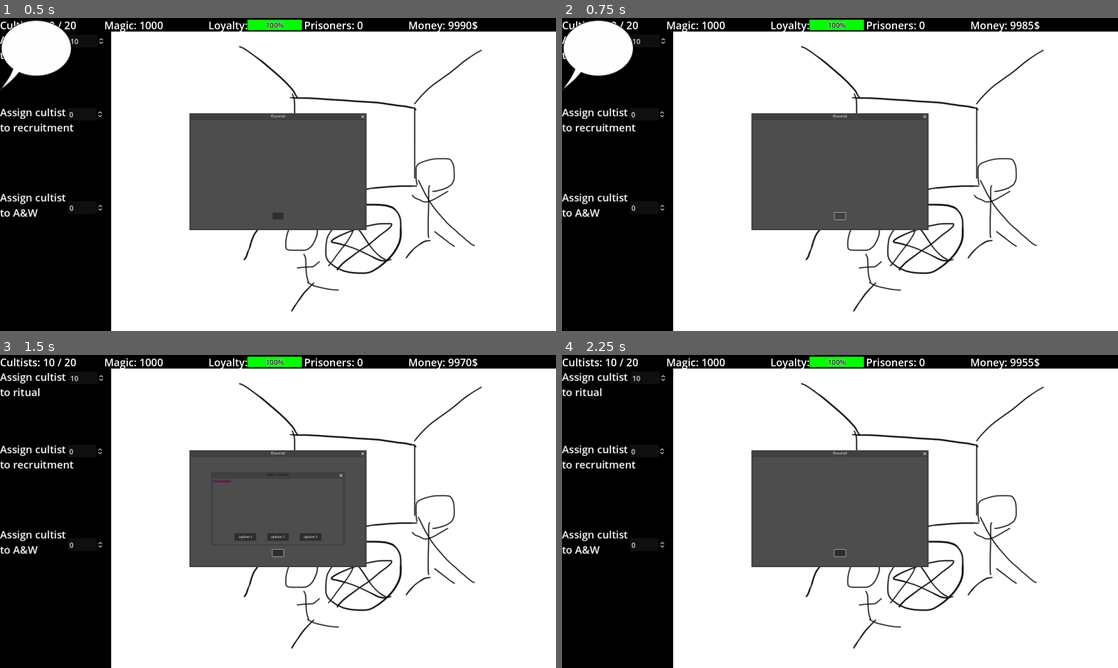
Above: before the commit, frames 1-4 (two rows, left to right).
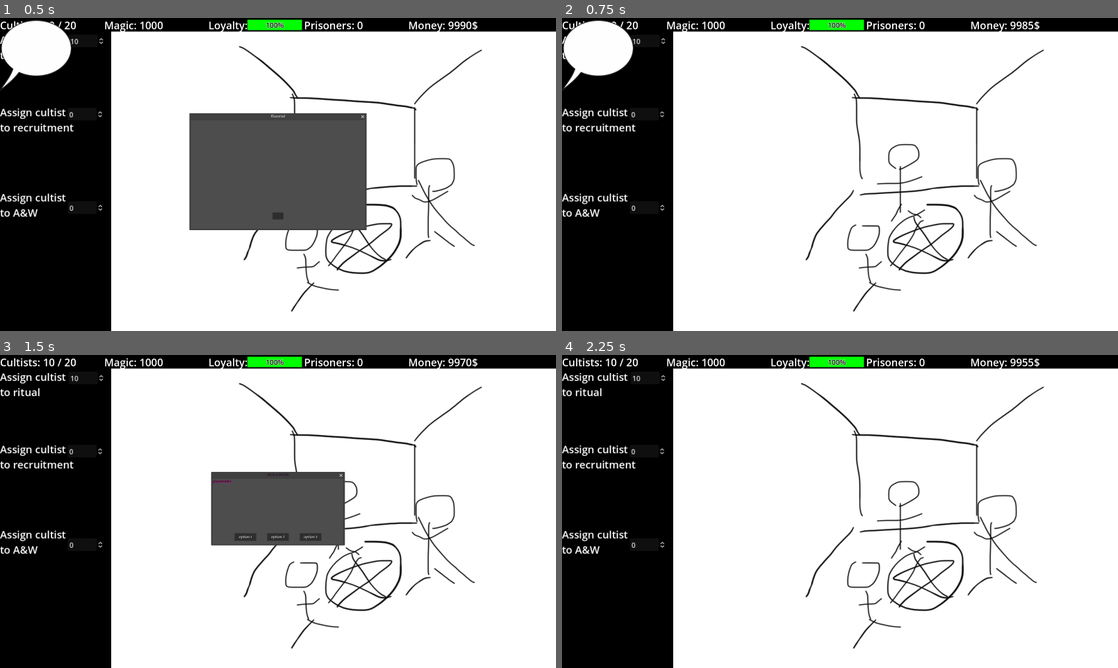
Above: after the commit, the same moments.

Repository: ShroomySquid/Ludum_Dare
Game: Godot game, scene res://node_2d.tscn
Same seed, same stepped clock (60 frames per second), same inputs: the game is played once before the commit and once after it.
Inputs (mouse positions are in pixels of both pictures, inside the frame that each line leads up to):
- Up to frame 1 (0.5 s): no input
- Up to frame 2 (0.75 s): click (840, 215) at 0.5 s
- Up to frame 3 (1.5 s): click (38, 392) at 1.25 s
- Up to frame 4 (2.25 s): click "option 1" at 2 s

Frame 1 is identical in both runs. In frame 2, 12% of the frame differs, in the area x 34-66%, y 30-68%; in frame 3, 6.3%; in frame 4, 12%.

Commit message:
adding new button

Diff:
--- a/ui_prototype/Control.gd
+++ b/ui_prototype/Control.gd
@@ -9,7 +9,6 @@
 var global_timer = 0
 var new_cultist_counter = 0
 var is_paused = true
-var in_intro = true
 
 func _cultists_in_ritual(value: float):
 	cultists_in_ritual = $Cultist_Send.value
@@ -30,10 +29,6 @@
 	$Job_Send.value = cultists_in_job
 
 func pauseMenu():
-	if in_intro:
-		is_paused = true
-		Engine.time_scale = 0
-		pass
 	if is_paused:
 		is_paused = false
 		Engine.time_scale = 1
@@ -42,6 +37,7 @@
 		is_paused = true
 		Engine.time_scale = 0
 		menu.show()
+
 
 # Called when the node enters the scene tree for the first time.
 func _ready():
@@ -57,7 +53,6 @@
 	$Recruitment_Send.value_changed.connect(self._cultists_in_recruitment)
 	$Job_Send.value = cultists_in_job
 	$Job_Send.value_changed.connect(self._cultists_in_job)
-	pauseMenu()
 
 # Called every frame. 'delta' is the elapsed time since the previous frame.
 func _process(delta):
--- a/ui_prototype/Intro/intro_window.gd
+++ b/ui_prototype/Intro/intro_window.gd
@@ -3,6 +3,8 @@
 
 # Called when the node enters the scene tree for the first time.
 func _ready():
+	set_process_input(true)
+	#connect("input_event", self, "_input")
 	pass # Replace with function body.
 
 
@@ -14,8 +16,19 @@
 	self.hide()
 	pass
 
+#func _input(event):
+	#if event is InputEventKey and event.pressed:
+		#if event.keycode == KEY_S:
+			#print("S was pressed")
+			#self.hide()
+
 
 
 func _on_button_pressed():
+	self.hide()
+	pass # Replace with function body.
 
+
+
+func _on_skip_tuto_pressed():
 	pass # Replace with function body.
